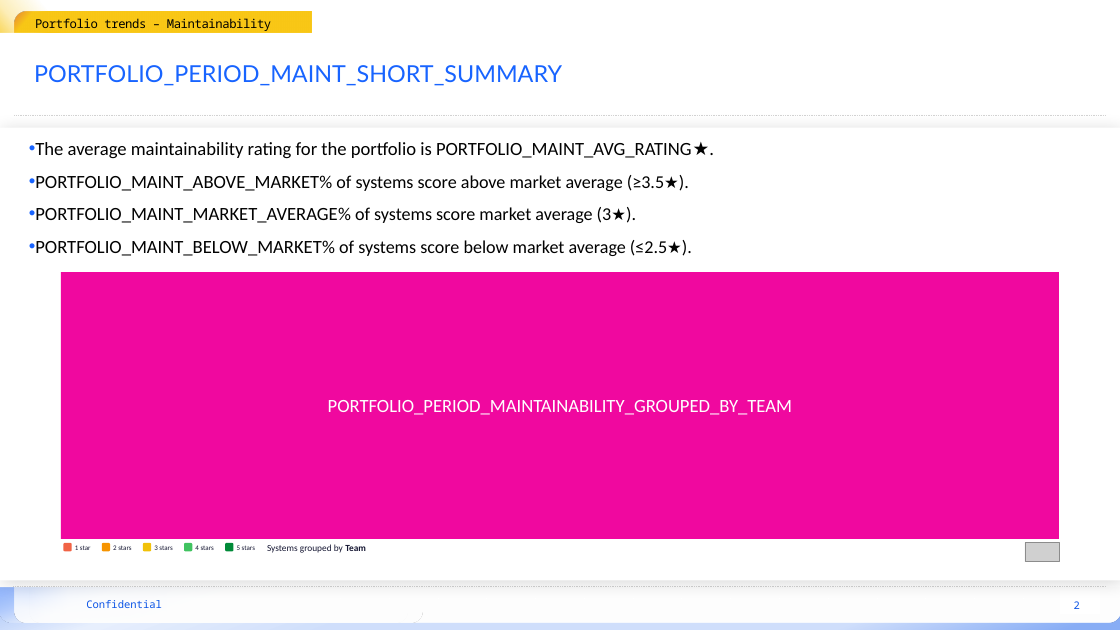
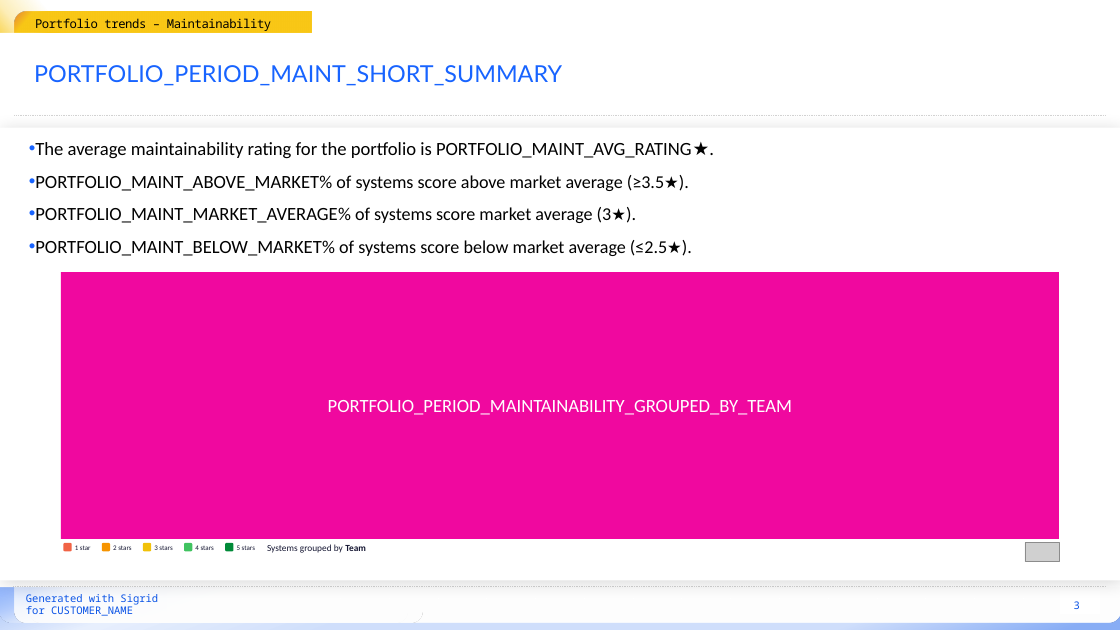
Before and after one commit to Software-Improvement-Group/sigrid-report-generator, a slide deck: slide 3 of src/report_generator/presets/templates/npr-5333-overview.pptx (slide 2 before the commit). Drawn at 1120x630 pixels with LibreOffice and Linux fonts; fonts in the diff are those of the drawing; grey boxes stand for pictures; background and template pictures are left out. Boxes give left, top, right and bottom in pixels: in the first picture for what was removed or moved away, otherwise in the second. Text is boxed around its words. In the diff, an @@ line names an element or a change of style, - is before the commit and + after.

```diff
--- a/src/report_generator/presets/templates/npr-5333-overview.pptx
+++ b/src/report_generator/presets/templates/npr-5333-overview.pptx
@@ text added at (x1=26, y1=594, x2=158, y2=616), 9 pt, text #0B54E6 @@
+Generated with Sigrid
+for CUSTOMER_NAME
@@ text removed at (x1=86, y1=600, x2=162, y2=608) @@
-Confidential
@@ page number at (x1=1074, y1=601, x2=1080, y2=609): text changed @@
-2
+3
```
Also in this commit, not shown: 4 other slides changed, 9 slides added, 2 slides removed, 8 other files.
